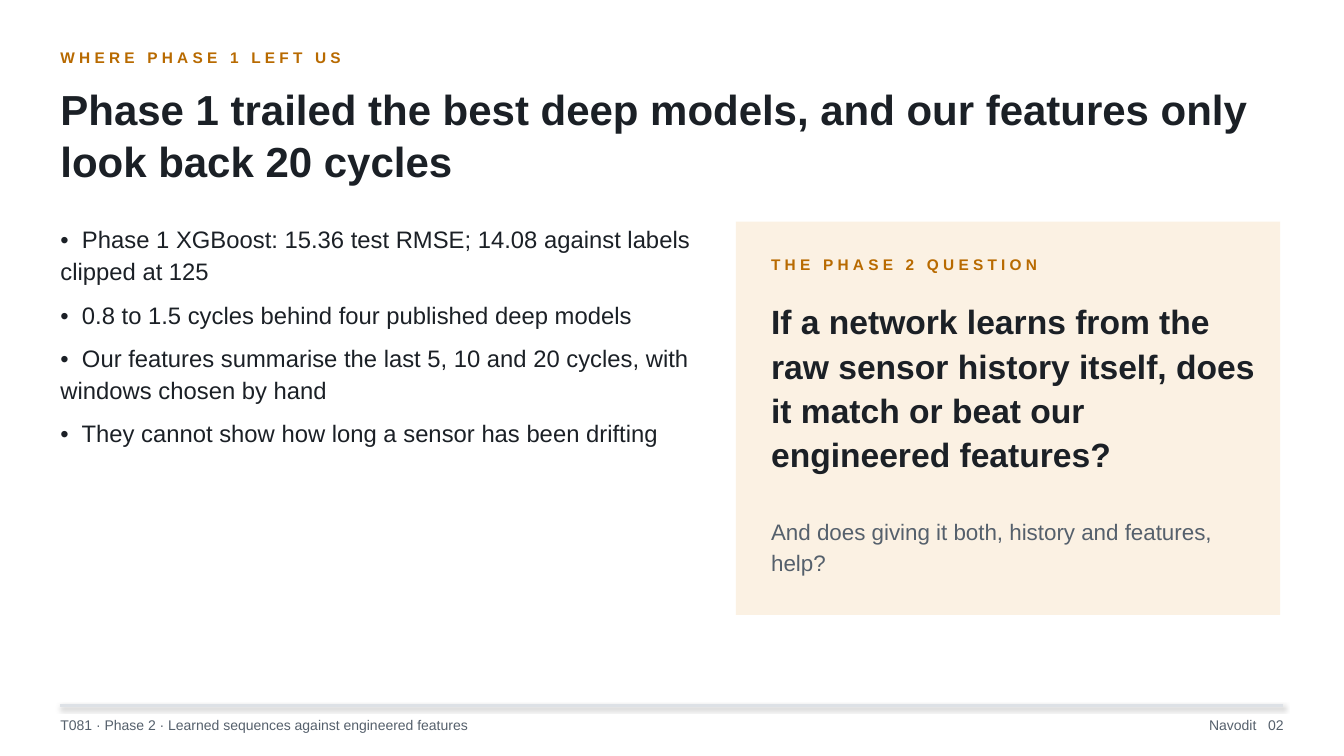
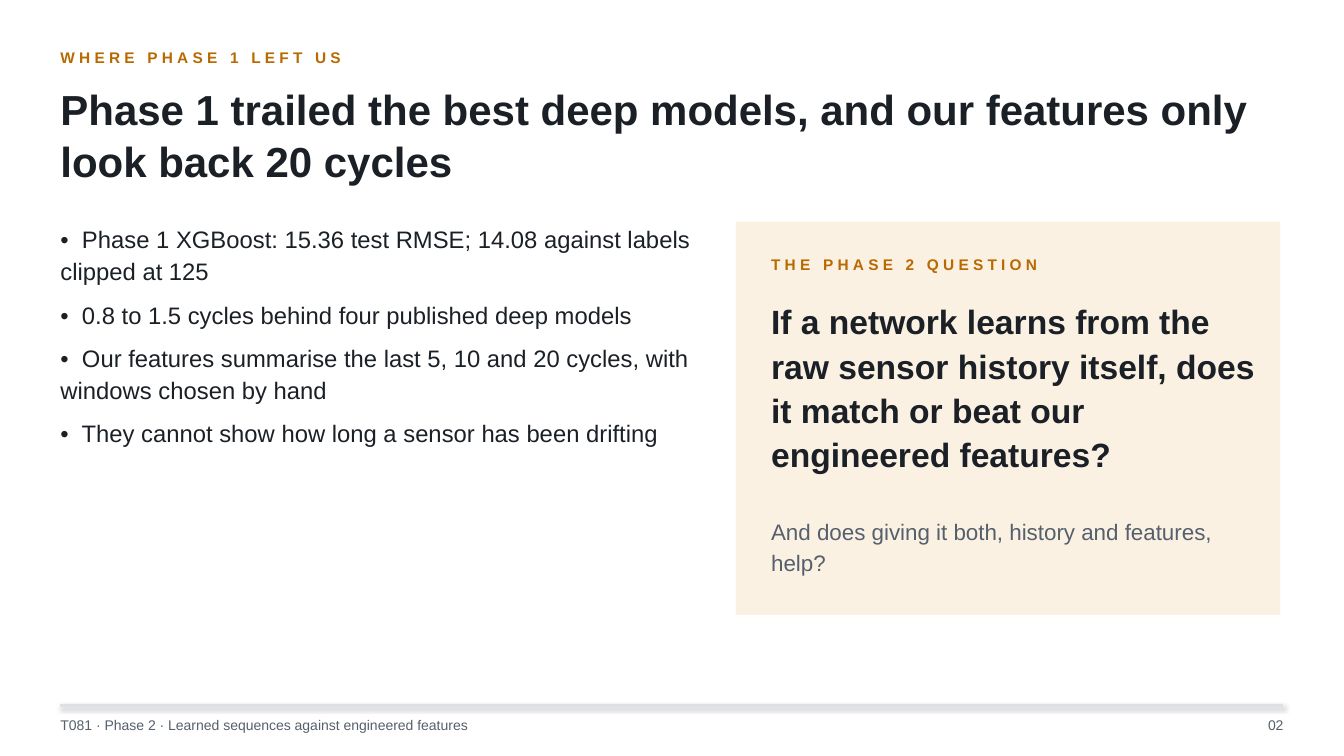
Before and after one commit to sarveshcore/t081-rul-prediction, a slide deck: slide 2 of slides/phase2_slides.pptx. Drawn at 1344x756 pixels with LibreOffice and Linux fonts; fonts in the diff are those of the drawing. Boxes give left, top, right and bottom in pixels: in the first picture for what was removed or moved away, otherwise in the second. Text is boxed around its words. In the diff, an @@ line names an element or a change of style, - is before the commit and + after.

```diff
--- a/slides/phase2_slides.pptx
+++ b/slides/phase2_slides.pptx
@@ text at <box>1268,720,1284,730</box>: text changed @@
-Navodit 02
+02
```
Also in this commit, not shown: 10 other slides changed, 3 other files.
